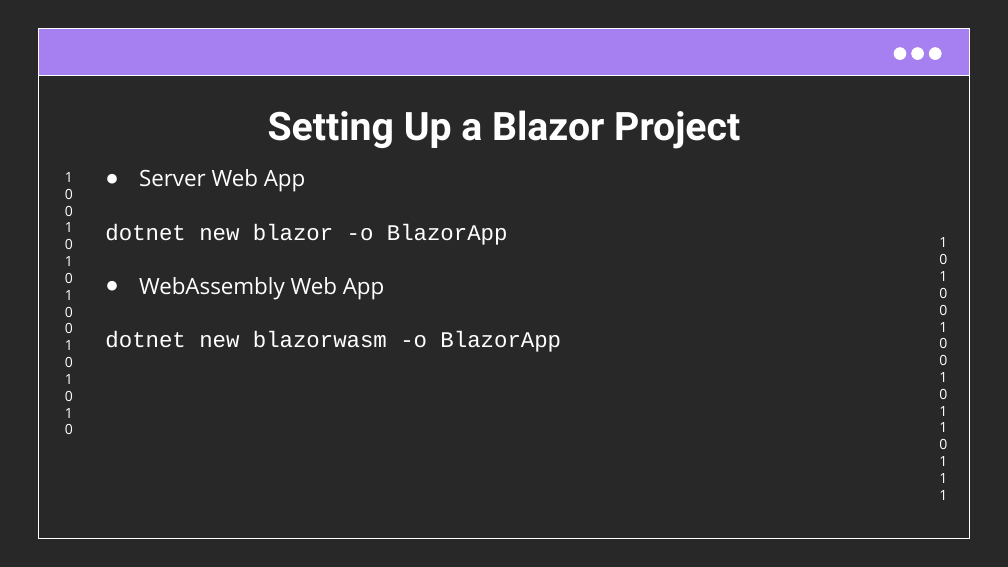
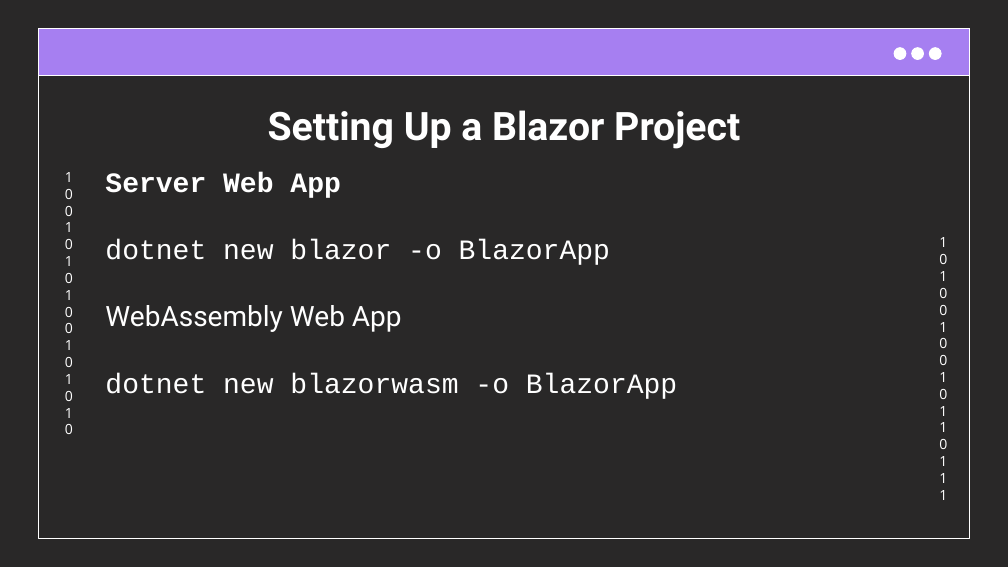
Before and after one commit to cwoodruff/blazor-introduction, a slide deck: slide 9 of Blazor Introduction.pptx (slide 7 before the commit). Drawn at 1008x567 pixels with LibreOffice and Linux fonts; fonts in the diff are those of the drawing. Boxes give left, top, right and bottom in pixels: in the first picture for what was removed or moved away, otherwise in the second. Text is boxed around its words. In the diff, an @@ line names an element or a change of style, - is before the commit and + after.

```diff
--- a/Blazor Introduction.pptx
+++ b/Blazor Introduction.pptx
@@ text "Server Web App" at [105, 172, 677, 399]: size 16 to 20 pt; font Open Sans to Courier New, bold on in "Server Web App"; font Open Sans to Roboto in "WebAssembly Web App"; bullet ● to none @@
```
Also in this commit, not shown: 3 other slides changed, 7 slides added, 1 slide removed.
